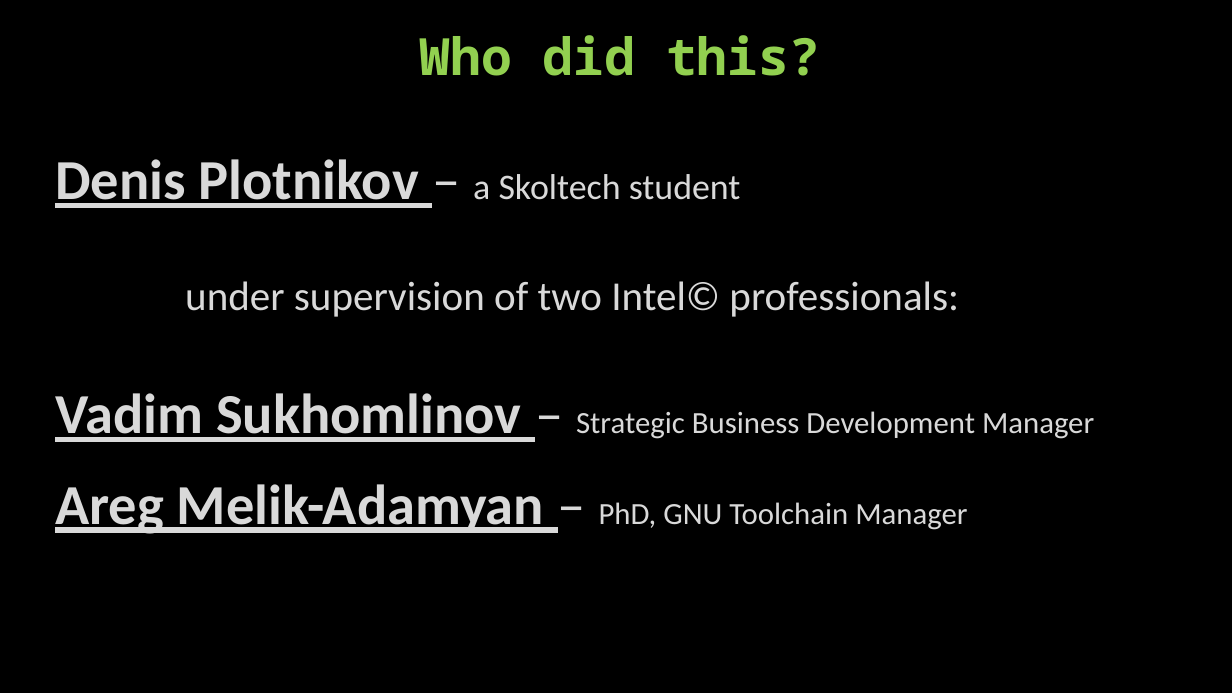
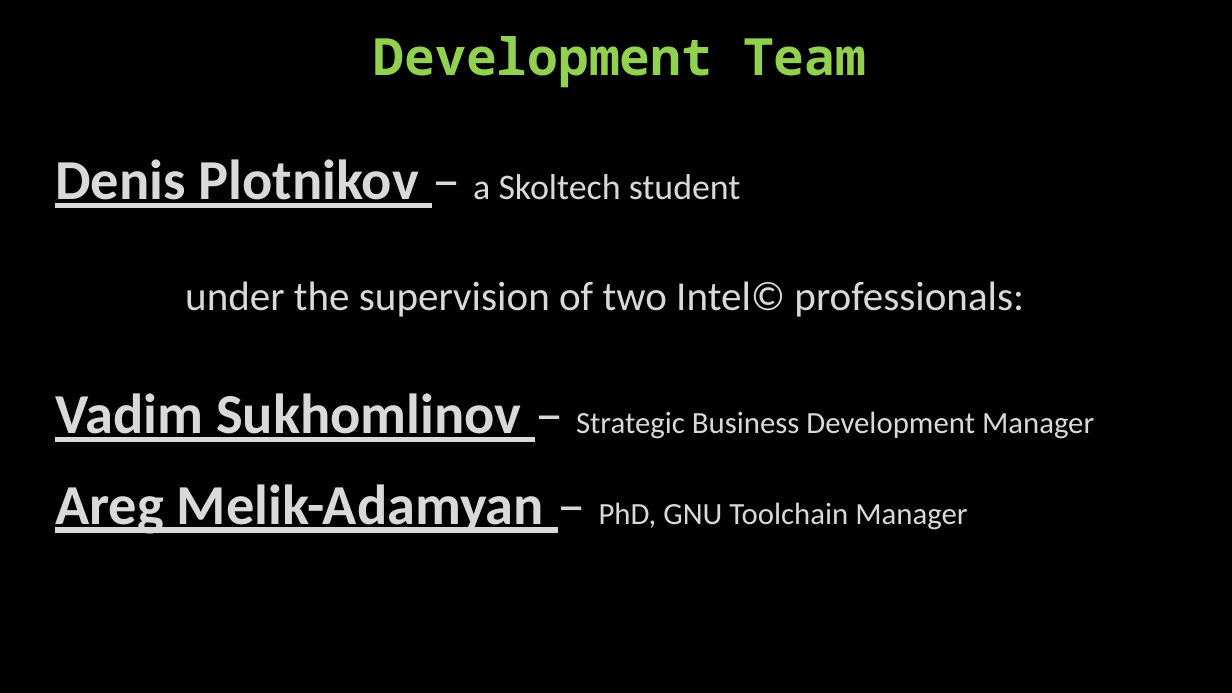
Before and after one commit to denis-plotnikov/nat_results, a slide deck: slide 14 of Network Address Translator presentation.pptx. Drawn at 1232x693 pixels with LibreOffice and Linux fonts; fonts in the diff are those of the drawing. Boxes give left, top, right and bottom in pixels: in the first picture for what was removed or moved away, otherwise in the second. Text is boxed around its words. In the diff, an @@ line names an element or a change of style, - is before the commit and + after.

```diff
--- a/Network Address Translator presentation.pptx
+++ b/Network Address Translator presentation.pptx
@@ text at (374,36,866,88): text changed @@
-Who did this?
+Development Team
@@ text at (185,281,1024,317): text changed @@
-under supervision of two Intel© professionals:
+under the supervision of two Intel© professionals:
```
Also in this commit, not shown: 10 other slides changed, 2 other files.
